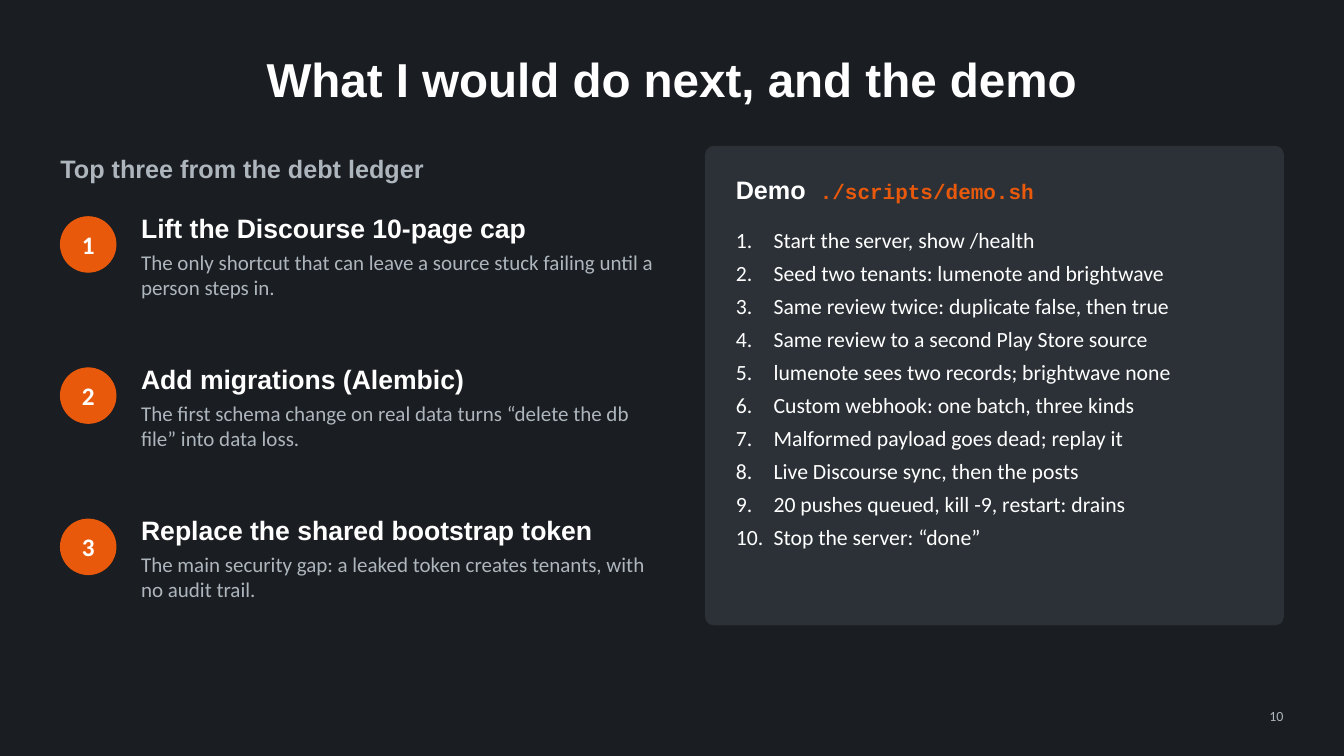
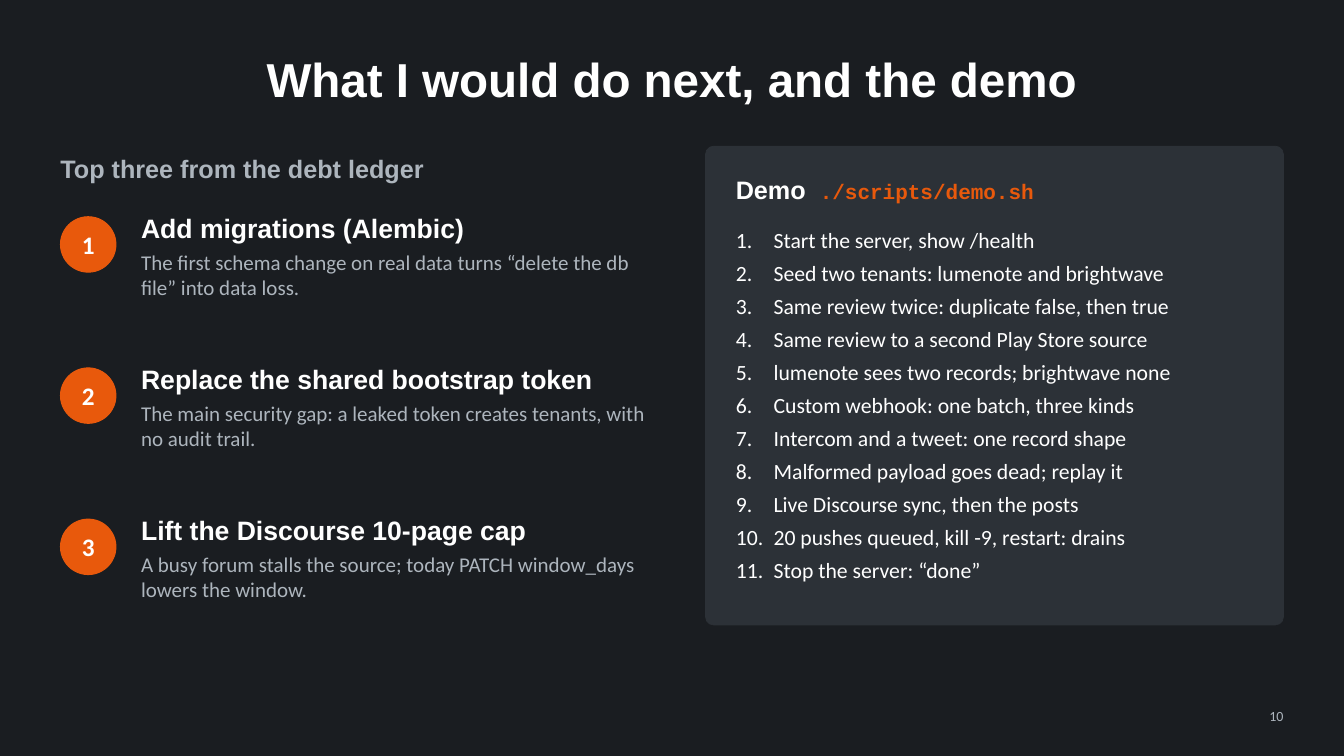
Before and after one commit to regalmoix/feedback-ingest, a slide deck: slide 10 of docs/slides/deck.pptx. Drawn at 1344x756 pixels with LibreOffice and Linux fonts; fonts in the diff are those of the drawing. Boxes give left, top, right and bottom in pixels: in the first picture for what was removed or moved away, otherwise in the second. Text is boxed around its words. In the diff, an @@ line names an element or a change of style, - is before the commit and + after.

```diff
--- a/docs/slides/deck.pptx
+++ b/docs/slides/deck.pptx
@@ text at (x1=141, y1=218, x2=628, y2=295): text changed @@
-Lift the Discourse 10-page cap
-The only shortcut that can leave a source stuck failing until a person steps in.
+Add migrations (Alembic)
+The first schema change on real data turns “delete the db file” into data loss.
@@ text at (x1=141, y1=369, x2=644, y2=446): text changed @@
-Add migrations (Alembic)
-The first schema change on real data turns “delete the db file” into data loss.
+Replace the shared bootstrap token
+The main security gap: a leaked token creates tenants, with no audit trail.
@@ text at (x1=774, y1=431, x2=1126, y2=450): paragraph added @@
+7. Intercom and a tweet: one record shape
@@ text at (x1=141, y1=520, x2=634, y2=597): text changed @@
-Replace the shared bootstrap token
-The main security gap: a leaked token creates tenants, with no audit trail.
+Lift the Discourse 10-page cap
+A busy forum stalls the source; today PATCH window_days lowers the window.
```
Also in this commit, not shown: 3 other slides changed, 14 other files.
